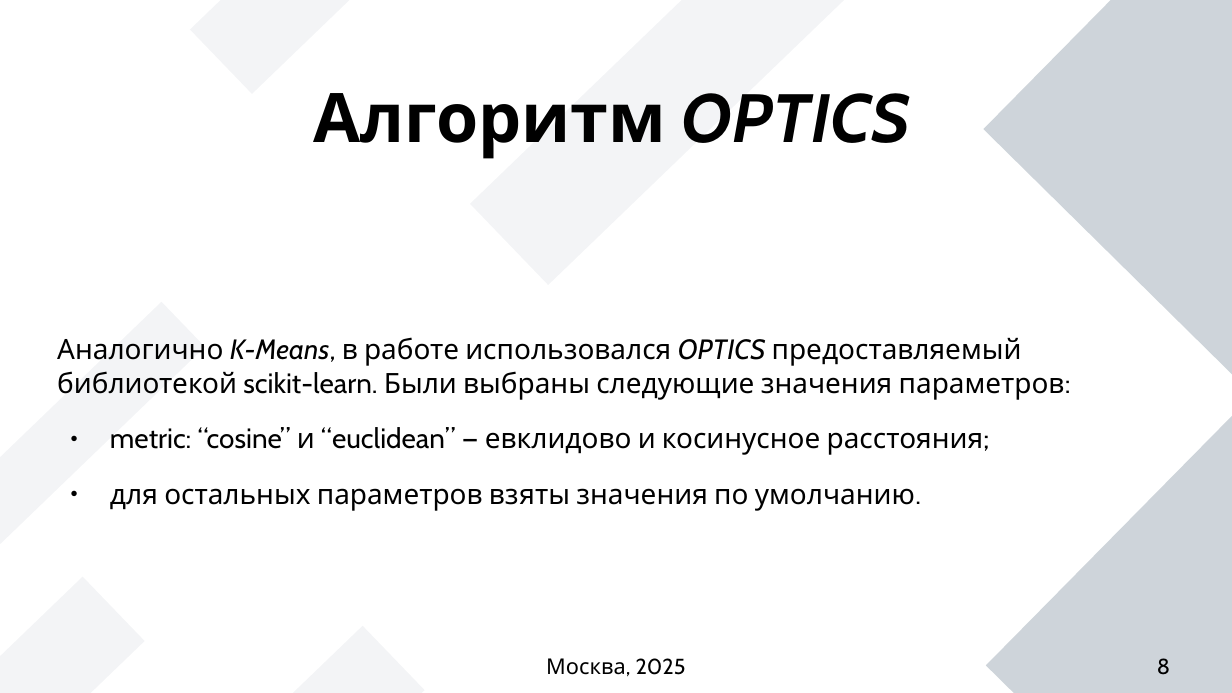
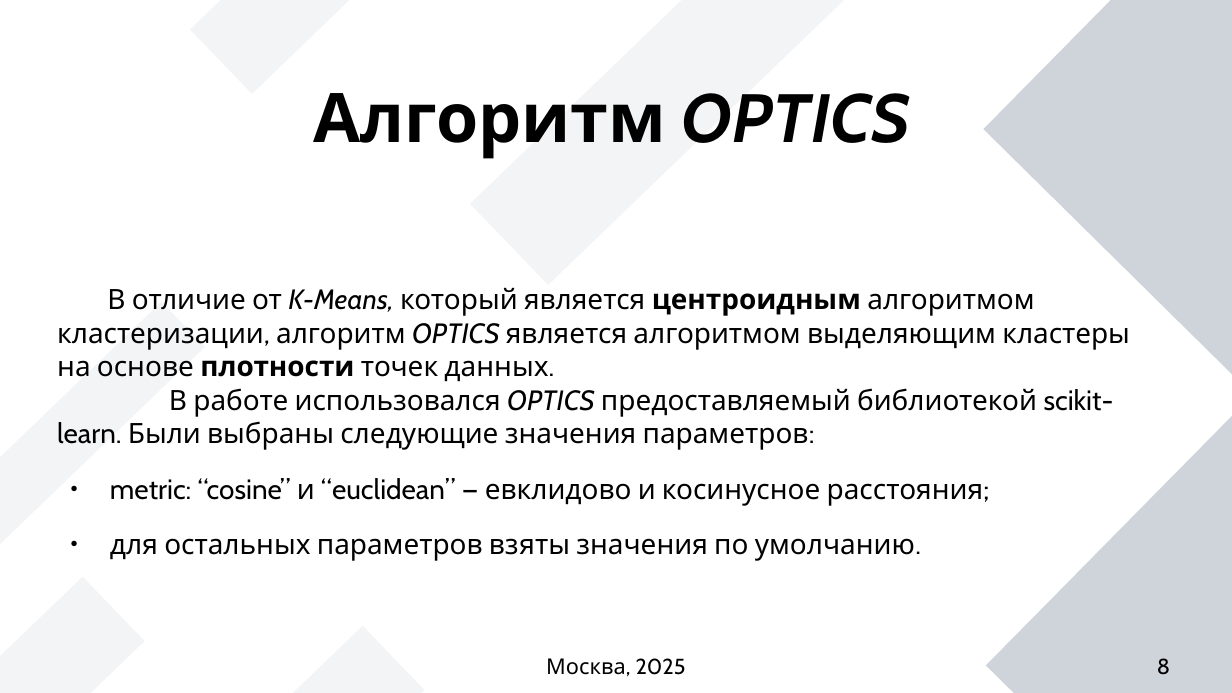
Before and after one commit to succSeeded/MSc, a slide deck: slide 8 of NLP/HW3/presentation_kirdin.odp. Drawn at 1232x693 pixels with LibreOffice and Linux fonts; fonts in the diff are those of the drawing. Boxes give left, top, right and bottom in pixels: in the first picture for what was removed or moved away, otherwise in the second. Text is boxed around its words. In the diff, an @@ line names an element or a change of style, - is before the commit and + after.

```diff
--- a/NLP/HW3/presentation_kirdin.odp
+++ b/NLP/HW3/presentation_kirdin.odp
@@ text at (57,287,1130,450): text changed @@
-Аналогично K-Means, в работе использовался OPTICS предоставляемый библиотекой scikit-learn. Были выбраны следующие значения параметров:
+В отличие от K-Means, который является центроидным алгоритмом кластеризации, алгоритм OPTICS является алгоритмом выделяющим кластеры на основе плотности точек данных.
+В работе использовался OPTICS предоставляемый библиотекой scikit-learn. Были выбраны следующие значения параметров:
```
Also in this commit, not shown: 9 other slides changed, 38 other files.
